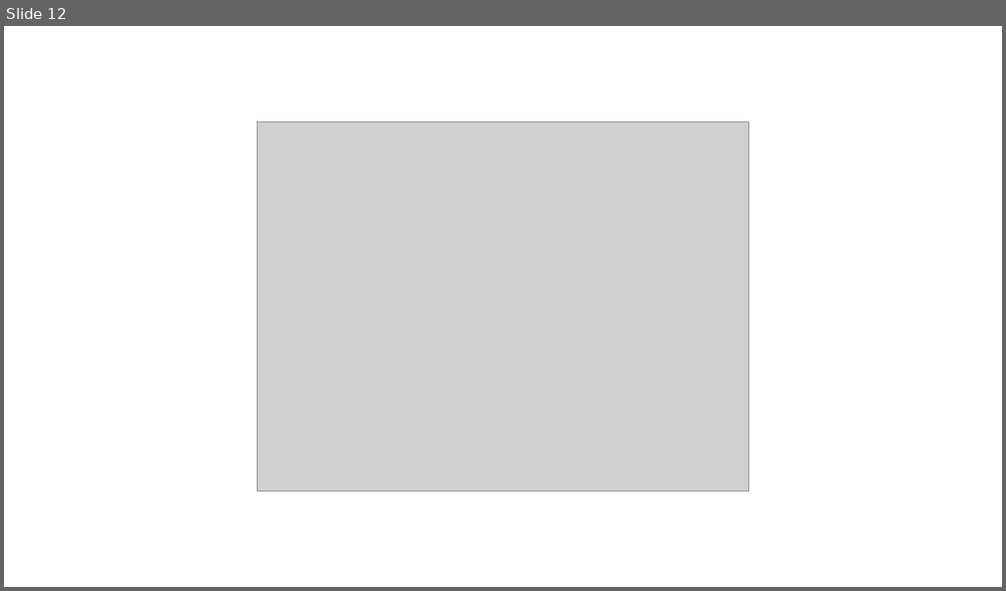
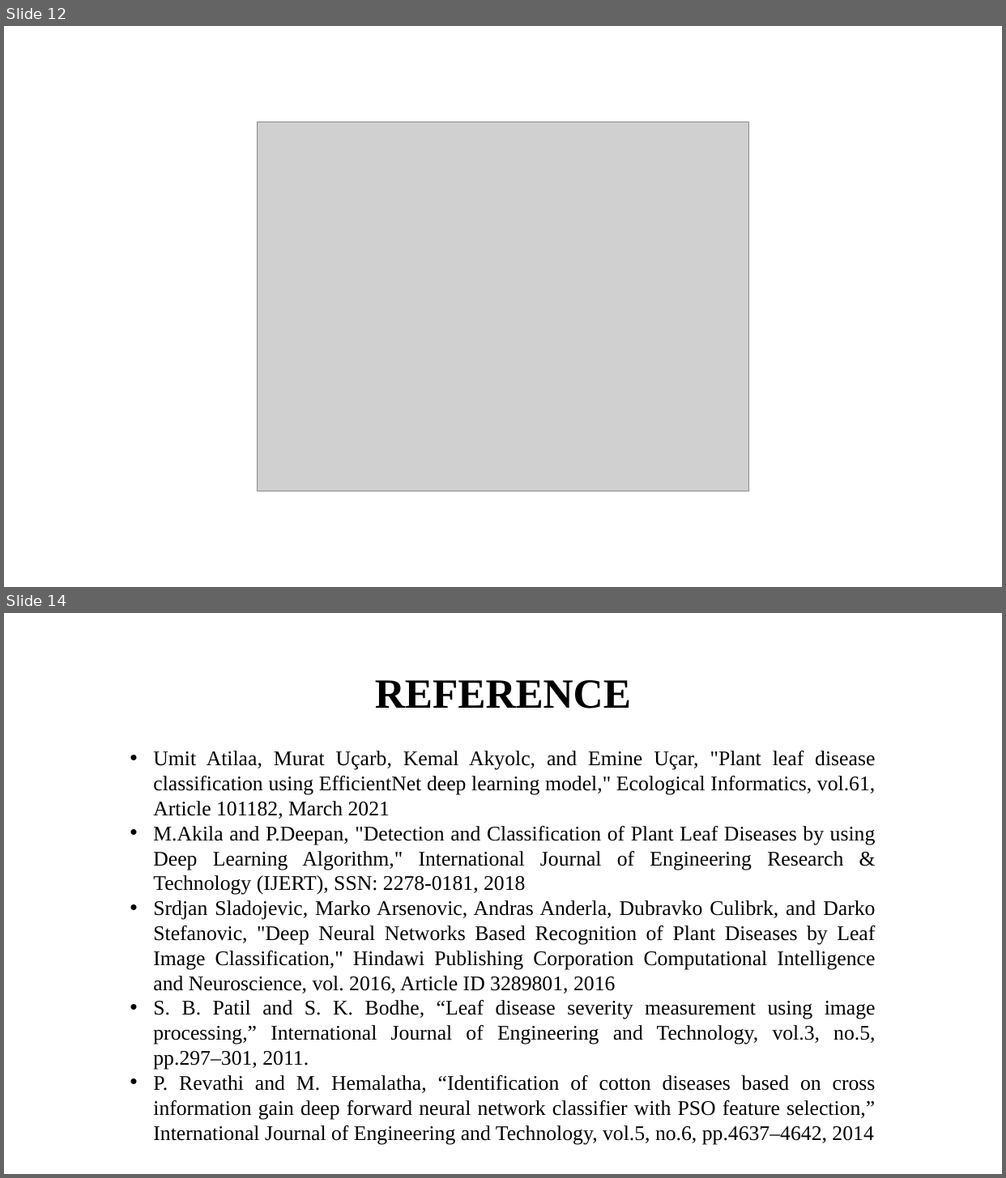
Before and after one commit to kalees64/AI-BASED-LEAF-DISEASE-IDENTIFICATION-AND-CLASSIFICATION-SYSTEM-USING-DEEP-LEARNING, a slide deck: Documents/Leaf.pptx. Shown one above the other, each under a label of ours: slide 12 before the commit, slides 12 and 14 after it; the slides between them are not shown. The pictures are 1006x591 and 1006x1178 pixels, drawn with LibreOffice and Linux fonts; fonts in the diff are those of the drawing; grey boxes stand for pictures. Boxes give left, top, right and bottom in pixels: in the first picture for what was removed or moved away, otherwise in the second. Text is boxed around its words. In the diff, an @@ line names an element or a change of style, - is before the commit and + after.

Commit message:
PPT updated with reference and conclusion

```diff
--- a/Documents/Leaf.pptx
+++ b/Documents/Leaf.pptx
@@ slide 14 added at [4,613,1002,1174], background #FFFFFF @@
@@ text added at [375,680,631,709], 40 pt, text #000000, bold @@
+REFERENCE
@@ text added at [153,751,876,1144], 20 pt, text #000000 @@
+• Umit Atilaa, Murat Uçarb, Kemal Akyolc, and Emine Uçar, "Plant leaf disease classification using EfficientNet deep learning model," Ecological Informatics, vol.61, Article 101182, March 2021
+• M.Akila and P.Deepan, "Detection and Classification of Plant Leaf Diseases by using Deep Learning Algorithm," International Journal of Engineering Research & Technology (IJERT), SSN: 2278-0181, 2018
+• Srdjan Sladojevic, Marko Arsenovic, Andras Anderla, Dubravko Culibrk, and Darko Stefanovic, "Deep Neural Networks Based Recognition of Plant Diseases by Leaf Image Classification," Hindawi Publishing Corporation Computational Intelligence and Neuroscience, vol. 2016, Article ID 3289801, 2016
+• S. B. Patil and S. K. Bodhe, “Leaf disease severity measurement using image processing,” International Journal of Engineering and Technology, vol.3, no.5, pp.297–301, 2011.
+• P. Revathi and M. Hemalatha, “Identification of cotton diseases based on cross information gain deep forward neural network classifier with PSO feature selection,” International Journal of Engineering and Technology, vol.5, no.6, pp.4637–4642, 2014
```
Also in this commit, not shown: 1 slide changed, 1 other slide added, 2 slides removed.
